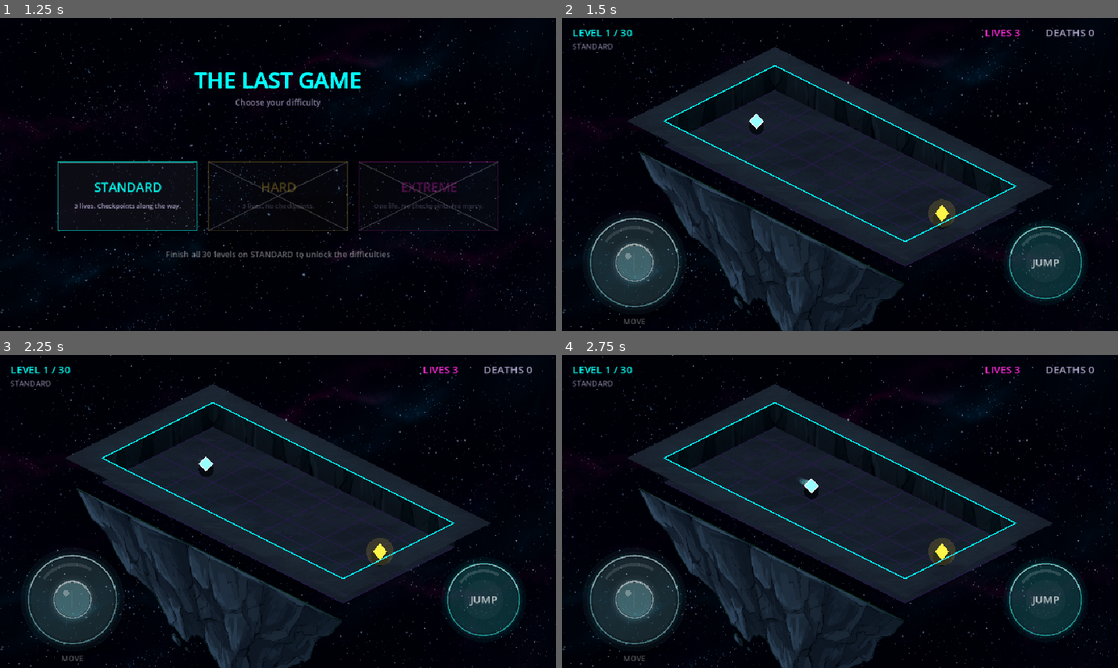
Above: before the commit, frames 1-4 (two rows, left to right).
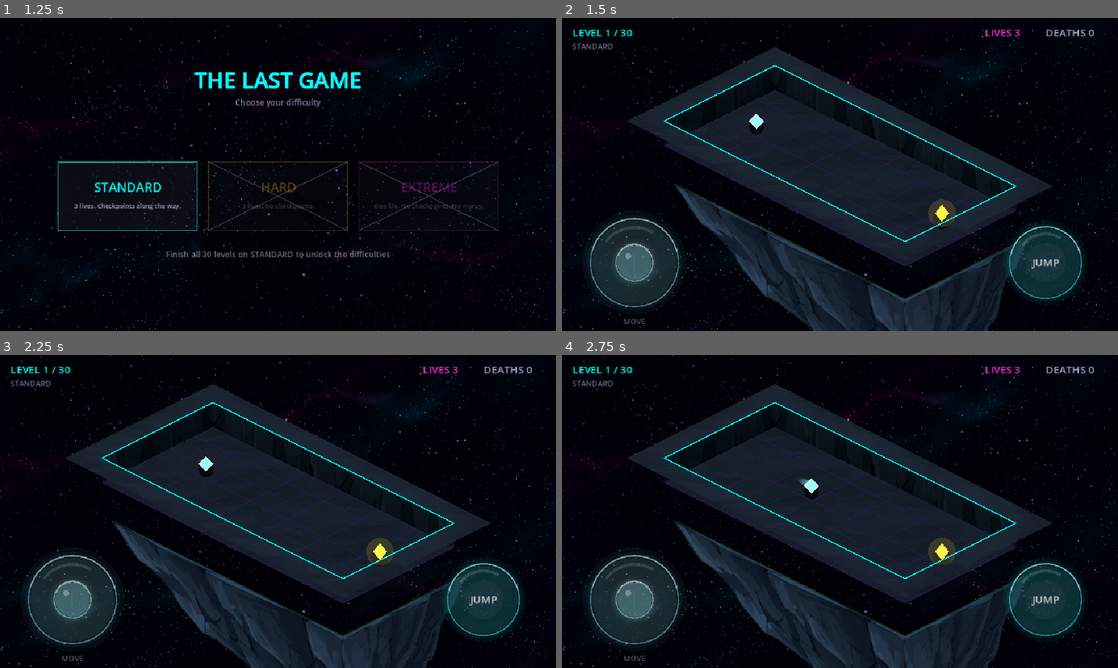
Above: after the commit, the same moments.

Repository: milko-ux/the-last-game
Game: Godot game, scene res://main.tscn
The game is run twice, just before and just after one commit, with the same random seed, the same clock (stepped at 60 frames per second) and the same inputs.
Inputs (mouse positions are in pixels of both pictures, inside the frame that each line leads up to):
- Up to frame 1 (1.25 s): tap Enter at 0.5 s; move the mouse to (400, 158) at 0.52 s; hold Right (ui_right) from 0.53 s (still down); tap R at 0.6 s; click (400, 158) at 0.67 s; tap Space at 0.77 s
- Up to frame 2 (1.5 s): release Right (ui_right) at 1.25 s; tap Space at 1.25 s; drag from (728, 190) to (812, 237) at 1.27 s
- Up to frame 3 (2.25 s): tap Enter at 2 s; move the mouse to (333, 442) at 2.02 s; hold Right (ui_right) from 2.03 s (still down); tap R at 2.1 s
- Up to frame 4 (2.75 s): keep holding Right (ui_right)

Frame 1 is identical in both runs. In frame 2, 8.7% of the frame differs, in the area x 13-84%, y 42-100%; in frame 3, 8.7%; in frame 4, 8.7%.

Commit message:
Hang the island underside from the board's whole V, not one edge
The underside art was sheared onto a single board edge (left corner ->
lowest corner). That left the entire right half of the platform with
nothing beneath it, so the rock read as a separate object floating
below rather than as the island's belly. Two rounds of nudging offsets
did not fix it because the placement was not the problem: the board's
belly is a V, and the art was only ever following one arm of it.

Now the art is split down the middle and each half is sheared onto its
own arm of the V. The image tapers to a point at its centre, so the two
halves meet at the board's lowest corner — the island's deepest point
ends up directly under the platform's deepest point, which is where it
should be.

Replaces the WIDTH/SLIDE fudge factors with LIFT (tuck the straight top
edge behind the floor) and DEPTH (how far the rock hangs).

Co-Authored-By: Claude Opus 5 <noreply@anthropic.com>

Diff:
--- a/entities/board.gd
+++ b/entities/board.gd
@@ -34,13 +34,10 @@
 const TINT_WALL_RIGHT := Color(0.22, 0.25, 0.32)
 const TINT_UNDERSIDE := Color(0.42, 0.47, 0.57)
 
-# Underside placement. WIDTH is a multiple of the board's front edge;
-# LIFT tucks the straight top edge up behind the floor so it never shows.
-const UNDERSIDE_WIDTH := 1.15
-const UNDERSIDE_LIFT := 45.0
-# Slides the island ALONG the board's edge (not just sideways), so its
-# mass sits under the board's lowest corner rather than off to one side.
-const UNDERSIDE_SLIDE := 0.02
+# Underside placement. LIFT tucks the art's straight top edge up behind
+# the floor so it never shows; DEPTH scales how far the rock hangs down.
+const UNDERSIDE_LIFT := 26.0
+const UNDERSIDE_DEPTH := 0.85
 
 var grid: Array = []
 var goal_pos := Vector2.ZERO
@@ -94,40 +91,57 @@
 	_draw_coin()
 
 
-# The island underside art is drawn front-on with a straight top edge,
-# while the board is skewed into isometric. Drawing it as a plain
-# rectangle left it sitting flat while the map leaned — so instead we
-# SHEAR it, mapping the image's horizontal axis onto the board's own
-# +x edge. Its top edge then runs at exactly the map's angle and tucks
-# in under the floor instead of cutting across it.
+# THE ISLAND UNDERSIDE.
+#
+# The board's underside is a V: it runs from the left corner DOWN to the
+# lowest corner, then back UP to the right corner. Earlier versions hung
+# the art along only the left arm of that V, which left the whole right
+# half of the platform with nothing under it — the rock read as a
+# separate object floating below rather than as the island's belly.
+#
+# So the art is split down the middle and each half is sheared onto its
+# own arm of the V. The image tapers to a point at its centre, and both
+# halves meet at the board's lowest corner, so the island's deepest
+# point ends up directly beneath the platform's deepest point.
 func _draw_underside() -> void:
-	# The board's front-left edge, from the left corner down to the
-	# lowest corner. This is the line the island hangs from.
-	var left_corner := Iso.to_screen(Vector2(0.0, float(Iso.rows) * Iso.TILE), 0.0)
-	var edge_run := float(Iso.cols) * Iso.TILE * Iso.ISO_X
-
-	var w := edge_run * UNDERSIDE_WIDTH
-	var h := w * float(TEX_UNDERSIDE.get_height()) / float(TEX_UNDERSIDE.get_width())
-
-	# Lifted slightly so the straight top edge sits INSIDE the board and
-	# the floor covers it. Drawn first, so the overlap is hidden.
-	# Everything slides ALONG the edge direction (1, ISO_Y/ISO_X), width
-	# centering included — nudging x alone would drop the top edge off the
-	# edge line and expose it.
-	var along := Vector2(1.0, Iso.ISO_Y / Iso.ISO_X)
-	var slide := edge_run * UNDERSIDE_SLIDE - edge_run * (UNDERSIDE_WIDTH - 1.0) * 0.5
-	var anchor := left_corner + along * slide - Vector2(0.0, UNDERSIDE_LIFT)
-
-	# x maps along the board's edge (down-right at the iso angle),
-	# y stays screen-vertical because the rock hangs straight down.
-	var xf := Transform2D(
-		Vector2(1.0, Iso.ISO_Y / Iso.ISO_X),
-		Vector2(0.0, 1.0),
-		anchor)
-
-	draw_set_transform_matrix(xf)
-	draw_texture_rect(TEX_UNDERSIDE, Rect2(Vector2.ZERO, Vector2(w, h)),
-		false, TINT_UNDERSIDE)
+	var cols_px := float(Iso.cols) * Iso.TILE
+	var rows_px := float(Iso.rows) * Iso.TILE
+
+	var left_corner   := Iso.to_screen(Vector2(0.0, rows_px), 0.0)
+	var lowest_corner := Iso.to_screen(Vector2(cols_px, rows_px), 0.0)
+	var right_corner  := Iso.to_screen(Vector2(cols_px, 0.0), 0.0)
+
+	var tw := float(TEX_UNDERSIDE.get_width())
+	var th := float(TEX_UNDERSIDE.get_height())
+	var slope := Iso.ISO_Y / Iso.ISO_X
+
+	# One depth for both halves so the rock reads as continuous.
+	var depth := (right_corner.x - left_corner.x) * (th / tw) * UNDERSIDE_DEPTH
+	var lift := Vector2(0.0, UNDERSIDE_LIFT)
+
+	# Left half hangs along left corner -> lowest corner (sloping down).
+	_draw_underside_half(
+		Rect2(0.0, 0.0, tw * 0.5, th),
+		left_corner - lift,
+		lowest_corner.x - left_corner.x,
+		depth, slope)
+
+	# Right half hangs along lowest corner -> right corner (sloping up).
+	_draw_underside_half(
+		Rect2(tw * 0.5, 0.0, tw * 0.5, th),
+		lowest_corner - lift,
+		right_corner.x - lowest_corner.x,
+		depth, -slope)
+
+
+# Draws one half of the island, sheared so its top edge runs along a
+# board edge. x maps along that edge; y stays screen-vertical, because
+# the rock hangs straight down whatever the board is doing.
+func _draw_underside_half(src: Rect2, anchor: Vector2, run: float,
+		depth: float, slope: float) -> void:
+	draw_set_transform_matrix(Transform2D(Vector2(1.0, slope), Vector2(0.0, 1.0), anchor))
+	draw_texture_rect_region(TEX_UNDERSIDE,
+		Rect2(Vector2.ZERO, Vector2(run, depth)), src, TINT_UNDERSIDE)
 	draw_set_transform_matrix(Transform2D.IDENTITY)
 
 
Not shown, changed: CLAUDE.md
